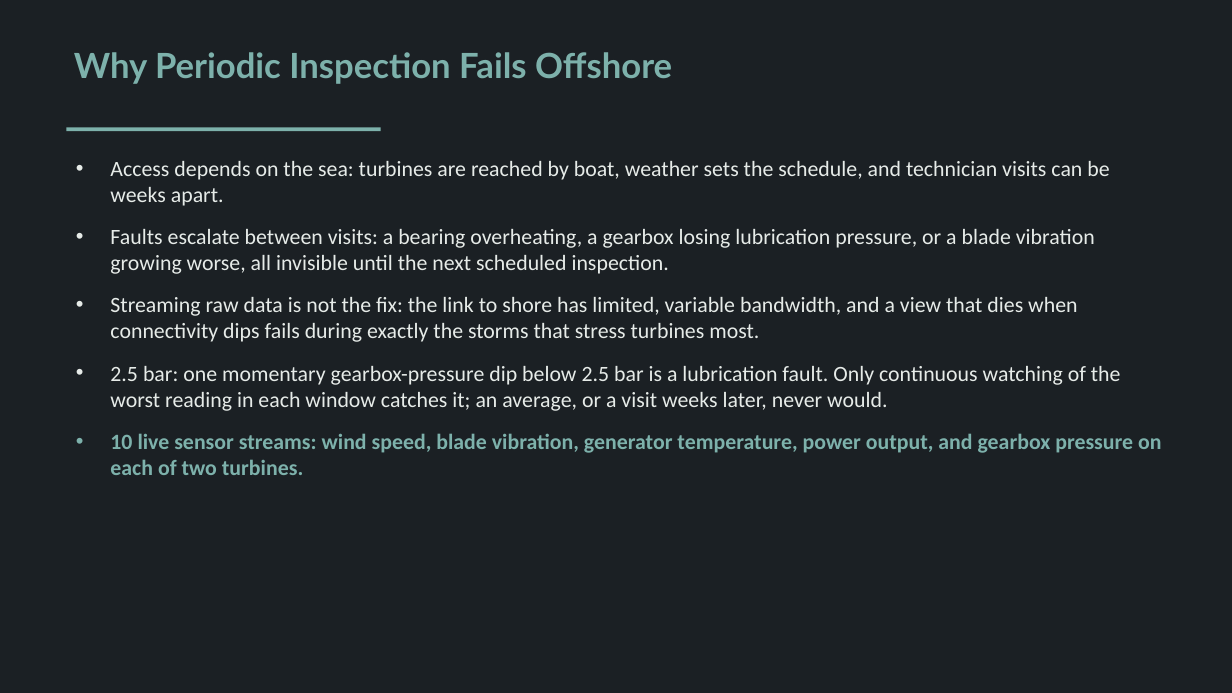
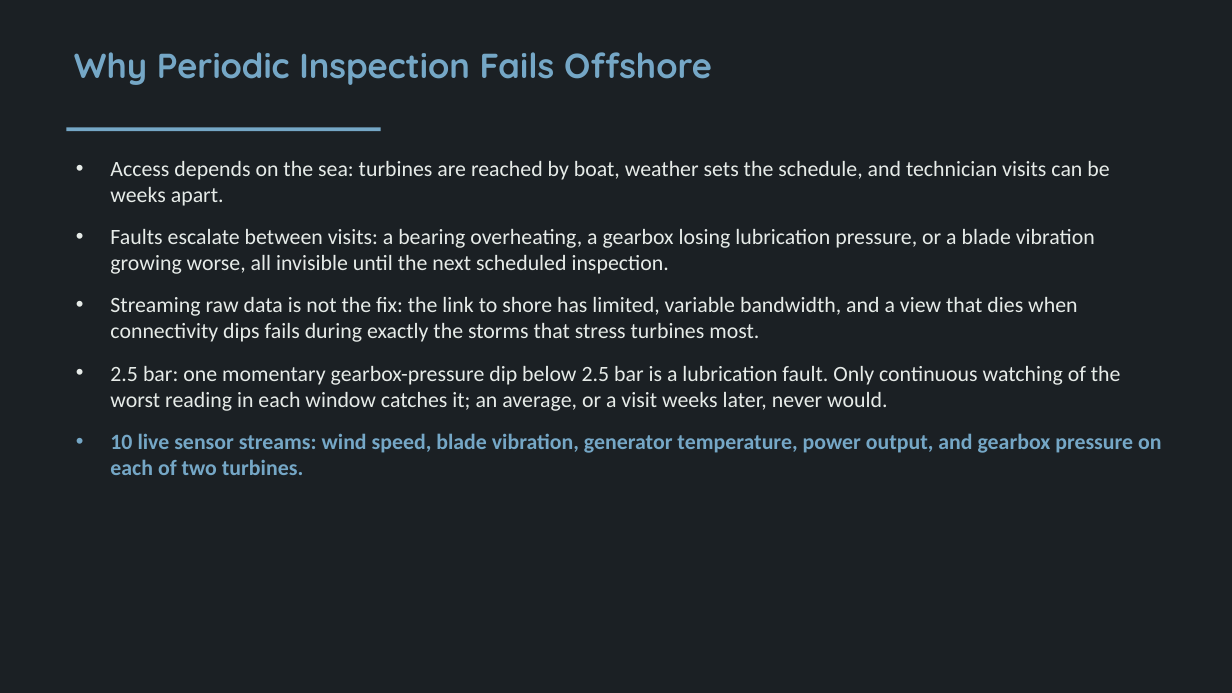
Before and after one commit to valletivarish/FEC_version_2, a slide deck: slide 2 of ppt/X25173421_offshore-wind-farm.pptx. Drawn at 1232x693 pixels with LibreOffice and Linux fonts; fonts in the diff are those of the drawing. Boxes give left, top, right and bottom in pixels: in the first picture for what was removed or moved away, otherwise in the second. Text is boxed around its words. In the diff, an @@ line names an element or a change of style, - is before the commit and + after.

Commit message:
Retheme Vishvaksen's offshore-wind deck: teal-green -> ocean/sky blue accent, Trebuchet MS -> Century Gothic (more on-theme, distinct from the teal cluster)

```diff
--- a/ppt/X25173421_offshore-wind-farm.pptx
+++ b/ppt/X25173421_offshore-wind-farm.pptx
@@ title "Why Periodic Inspection Fails Offshore" at [74, 52, 712, 85]: font Lato to Quicksand, text colour #7DB1AB to #75A7C6 @@
@@ rectangle at [67, 128, 381, 131]: fill #7DB1AB to #75A7C6 @@
@@ text at [110, 433, 1161, 475]: text colour #7DB1AB to #75A7C6 in "10 live sensor streams: wind speed, blade ..." @@
```
Also in this commit, not shown: 5 other slides changed.
